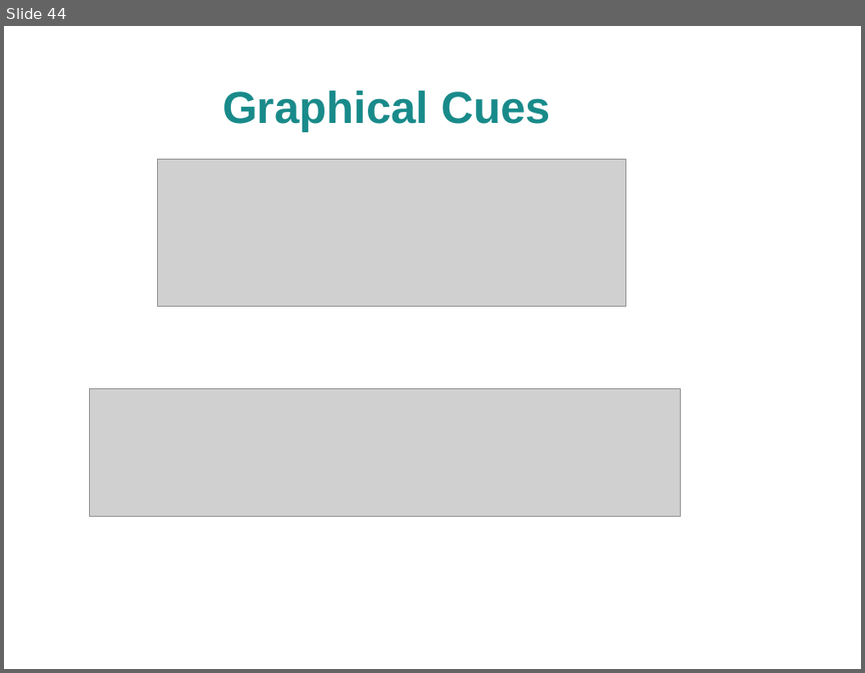
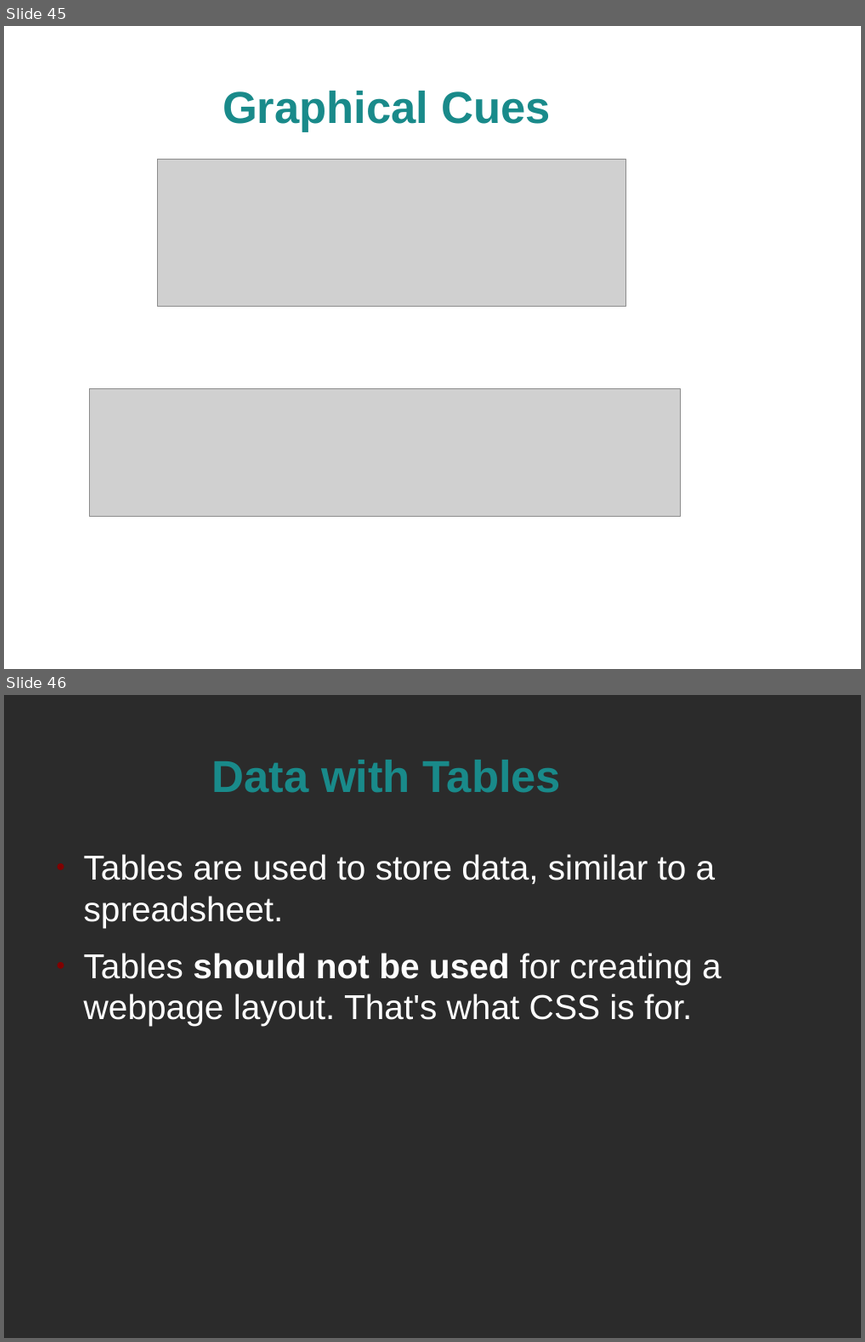
Before and after one commit to spellbindguy/Web-Development, a slide deck: Lectures/03 HTML/HTML.odp. Shown one above the other, each under a label of ours: slide 44 before the commit, slides 45 and 46 after it. The pictures are 865x673 and 865x1342 pixels, drawn with LibreOffice and Linux fonts; fonts in the diff are those of the drawing; grey boxes stand for pictures; background and template pictures are left out; a plain dark background stands for a picture behind light text. Boxes give left, top, right and bottom in pixels: in the first picture for what was removed or moved away, otherwise in the second. Text is boxed around its words. In the diff, an @@ line names an element or a change of style, - is before the commit and + after.

```diff
--- a/Lectures/03 HTML/HTML.odp
+++ b/Lectures/03 HTML/HTML.odp
@@ slide 46 added at bbox=[4, 695, 861, 1338], background picture (left out) @@
@@ title added at bbox=[211, 760, 562, 793], 41.4 pt, text #198A8A, bold @@
+Data with Tables
@@ text added at bbox=[84, 854, 721, 1026], 32 pt, text #FFFFFF @@
+● Tables are used to store data, similar to a spreadsheet.
+● Tables should not be used for creating a webpage layout. That's what CSS is for.
@@ what was slide 44 is now slide 45 @@
```
Also in this commit, not shown: 19 other slides added, 2 slides removed, 3 other files.
